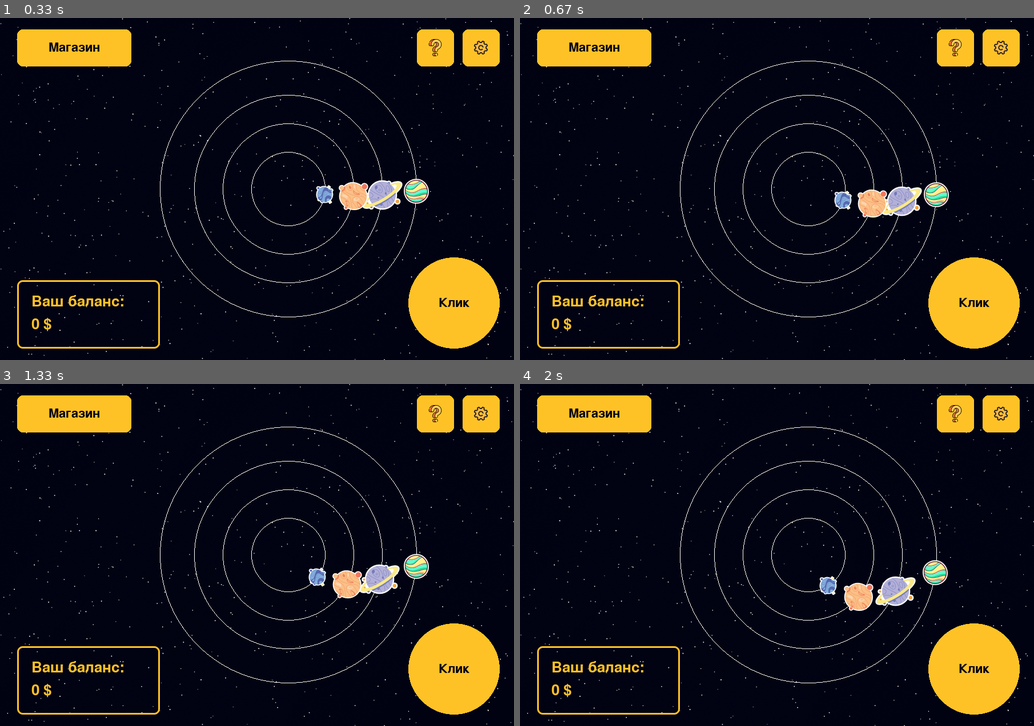
Above: before the commit, frames 1-4 (two rows, left to right).
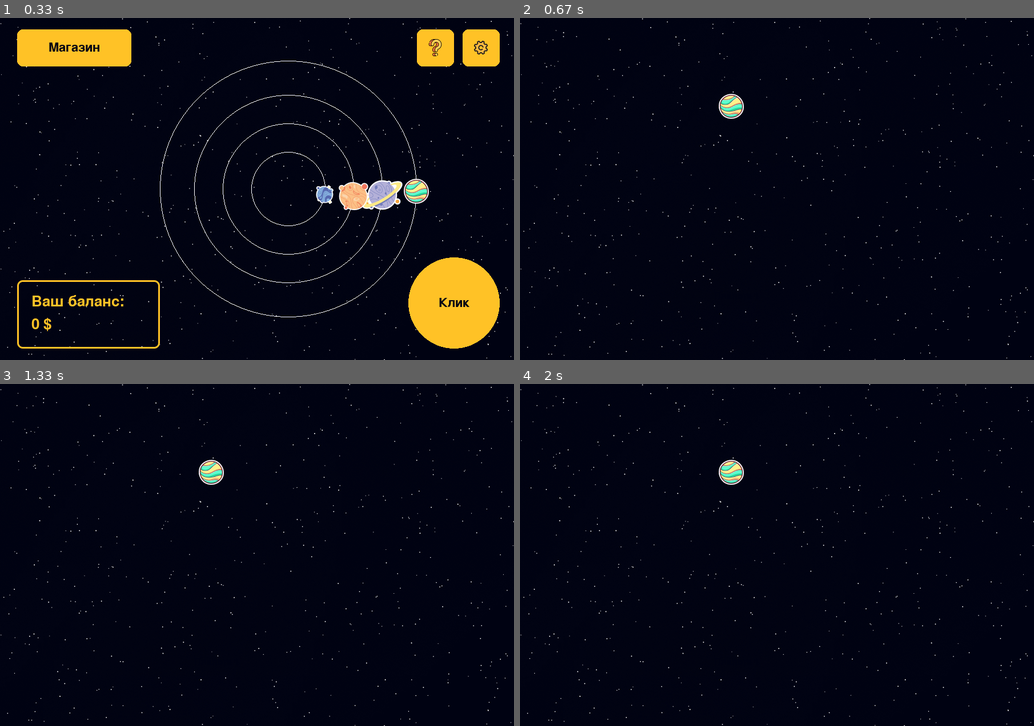
Above: after the commit, the same moments.

Repository: impanikaa/pygameProject
Game: pygame game, started from main.py
Two runs of this game, one before a commit and one after it. Both use one fixed random seed, a clock stepped at 60 frames per second and the inputs below.
Inputs (mouse positions are in pixels of both pictures, inside the frame that each line leads up to):
- Up to frame 1 (0.33 s): no input
- Up to frame 2 (0.67 s): click (777, 189) at 0.38 s
- Up to frame 3 (1.33 s): no input
- Up to frame 4 (2 s): no input

Frame 1 is identical in both runs. In frame 2, 10% of the frame differs, in the area x 3-98%, y 3-97%; in frame 3, 10%; in frame 4, 10%.

Commit message:
переключение на разные планеты

Diff:
--- a/main.py
+++ b/main.py
@@ -17,10 +17,17 @@
     def __init__(self):
         self.current_state = GameScreenState()
         self.planet_screen_active = False
-
-    def switch_to_planet_screen(self):
-        self.current_state = PlanetScreenState()
+        self.selected_planet = None
+
+    def set_current_state(self, state):
+        self.current_state = state
+
+    def switch_to_planet_screen(self, planet_id):
+        self.current_state = PlanetScreenState(planet_id)
         self.planet_screen_active = True
+
+    def set_click_state(self, state):
+        self.current_state.set_click_state(state)
 
     def handle_event(self, event):
         if self.planet_screen_active:
@@ -37,8 +44,15 @@
                     # Добавьте здесь действия для нажатия на кнопку "Настройки"
                     pass
                 elif self.current_state.click_button_rect.collidepoint(event.pos):
-                    # Добавьте здесь действия для нажатия на кнопку "Клик"
-                    pass
+                    self.current_state.clicked_on_click_button = True
+                elif self.current_state.orbit_1.collidepoint(event.pos):
+                    self.switch_to_planet_screen(1)
+                elif self.current_state.orbit_2.collidepoint(event.pos):
+                    self.switch_to_planet_screen(2)
+                elif self.current_state.orbit_3.collidepoint(event.pos):
+                    self.switch_to_planet_screen(3)
+                elif self.current_state.orbit_4.collidepoint(event.pos):
+                    self.switch_to_planet_screen(4)
 
     def update(self):
         if self.planet_screen_active:
@@ -110,6 +124,18 @@
         self.last_money_update_time = pygame.time.get_ticks()
         self.money_click_increment = 1
 
+        self.selected_planet = None
+
+    def switch_to_planet_screen(self, planet_id):
+        self.current_state = PlanetScreenState(planet_id)
+        self.planet_screen_active = True
+
+    def set_click_state(self, state):
+        self.clicked_on_click_button = state
+
+    def set_selected_planet(self, planet):
+        self.selected_planet = planet
+
     def update(self):
         # Обновление времени
         current_time = pygame.time.get_ticks()
@@ -133,9 +159,21 @@
             self.clicked_on_click_button = False
 
     def handle_event(self, event):
-        if event.type == pygame.MOUSEBUTTONDOWN:
-            if self.click_button_rect.collidepoint(event.pos):
-                self.clicked_on_click_button = True
+        def handle_event(self, event):
+            if self.planet_screen_active:
+                self.current_state.handle_event(event)
+            else:
+                if event.type == pygame.MOUSEBUTTONDOWN:
+                    if self.click_button_rect.collidepoint(event.pos):
+                        self.clicked_on_click_button = True
+                    elif self.orbit_1.collidepoint(event.pos):
+                        self.switch_to_planet_screen(1)
+                    elif self.orbit_2.collidepoint(event.pos):
+                        self.switch_to_planet_screen(2)
+                    elif self.orbit_3.collidepoint(event.pos):
+                        self.switch_to_planet_screen(3)
+                    elif self.orbit_4.collidepoint(event.pos):
+                        self.switch_to_planet_screen(4)
 
     def update_planet_positions(self):
         # Обновление координат планет на орбитах
@@ -208,10 +246,11 @@
 
 
 class PlanetScreenState:
-    def __init__(self):
+    def __init__(self, planet_id):
         # Добавьте здесь инициализацию для экрана с планетой
-        self.planet_image = pygame.image.load("data/planet1.png")
-        self.orbit_rect = pygame.Rect(280, 75, 450, 450)
+        self.planet_id = planet_id
+        self.planet_image = pygame.image.load(f"data/planet{planet_id}.png")
+        self.orbit_rect = pygame.Rect(0, 0, 0, 0)  # Ваши координаты орбиты здесь
 
     def handle_event(self, event):
         # Обработка событий для экрана с планетой
@@ -226,24 +265,35 @@
 
     def draw(self, screen):
         # Отрисовка для экрана с планетой
-        pygame.draw.ellipse(screen, white, self.orbit_rect, 1)
-        screen.blit(self.planet_image, (self.orbit_rect.centerx - self.planet_image.get_width() // 2,
-                                        self.orbit_rect.centery - self.planet_image.get_height() // 2))
-
-
-game = GameScreenState()
+
+        # Определение координат для отображения текста
+        text_x = 340  # Измените на необходимые вам координаты
+        text_y = 480  # Измените на необходимые вам координаты
+
+        # Отображение текста
+        text = pygame.font.SysFont(None, 24).render(f"Планета {self.planet_id}", True, text_color)
+        screen.blit(text, (text_x, text_y))
+
+        # Отображение изображения планеты
+        planet_x = 340  # Измените на необходимые вам координаты
+        planet_y = 125  # Измените на необходимые вам координаты
+
+        screen.blit(self.planet_image, (planet_x, planet_y))
+
+
+game_state = GameState()
 clock = pygame.time.Clock()
 
 while running:
     for event in pygame.event.get():
         if event.type == pygame.QUIT:
             running = False
-        game.handle_event(event)
-
-    game.update()
+        game_state.handle_event(event)
+
+    game_state.update()
 
     screen.blit(background_image, (0, 0))
-    game.draw(screen)
+    game_state.draw(screen)
 
     pygame.display.flip()
     clock.tick(60)
